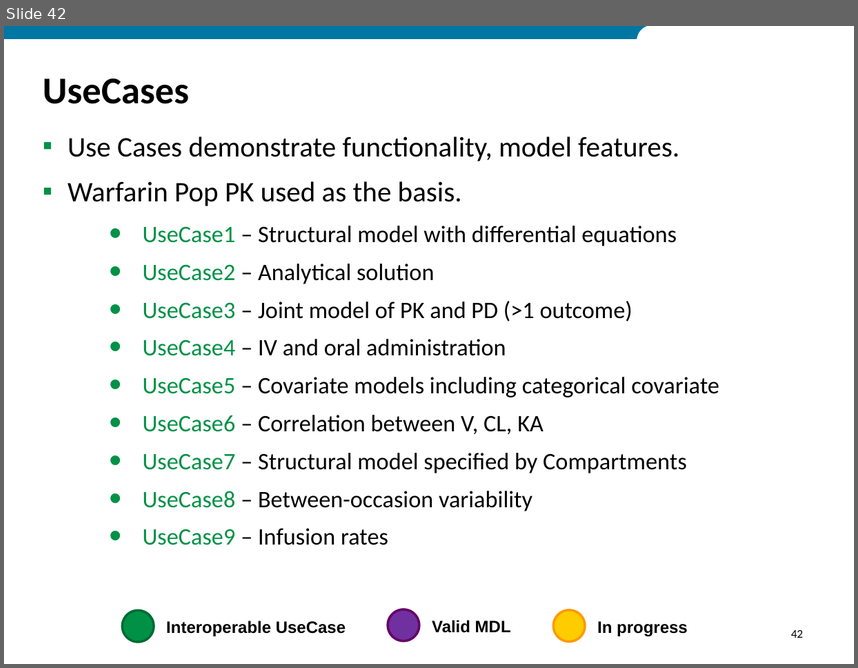
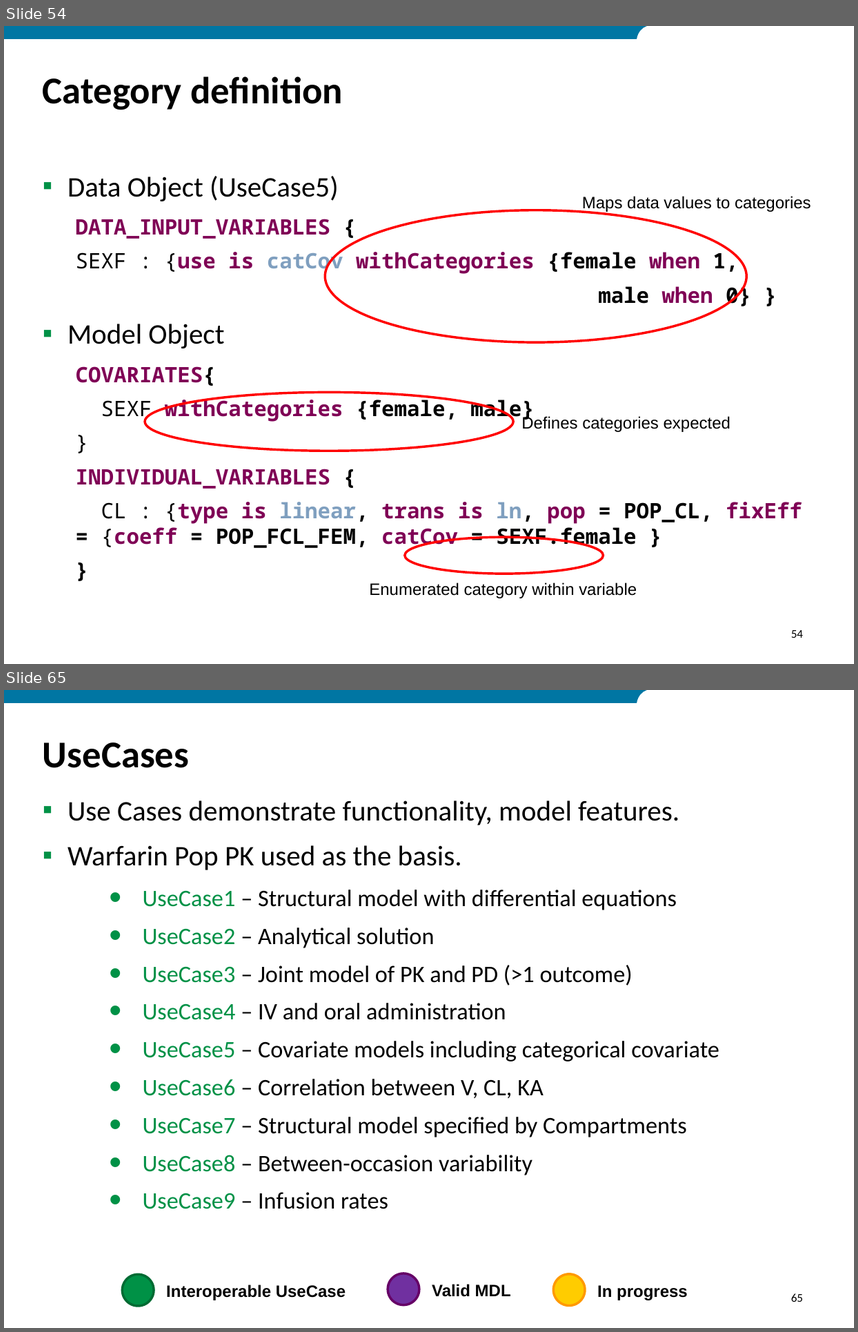
Before and after one commit to ModelDefinitionLanguage/MDLExamples, a slide deck: MDL_Tutorial_2018.pptx. Shown one above the other, each under a label of ours: slide 42 before the commit, slides 54 and 65 after it; the slides between them are not shown. The pictures are 858x668 and 858x1332 pixels, drawn with LibreOffice and Linux fonts; fonts in the diff are those of the drawing; background and template pictures are left out. Boxes give left, top, right and bottom in pixels: in the first picture for what was removed or moved away, otherwise in the second. Text is boxed around its words. In the diff, an @@ line names an element or a change of style, - is before the commit and + after.

```diff
--- a/MDL_Tutorial_2018.pptx
+++ b/MDL_Tutorial_2018.pptx
@@ slide 54 added at (4, 26, 854, 664), background #FFFFFF; not listed: 2 template elements that a slide beside it also shows @@
@@ title added at (43, 76, 343, 110), 32 pt, text #000000, bold @@
+Category definition
@@ text added at (67, 176, 802, 549), 18 pt, text #7F0055, bold @@
+▪ Data Object (UseCase5)
+  DATA_INPUT_VARIABLES {
+  SEXF : {use is catCov withCategories {female when 1,
+  male when 0} }
+▪ Model Object
+  COVARIATES{
+  SEXF withCategories {female, male}
+  }
+  INDIVIDUAL_VARIABLES {
+  CL : {type is linear, trans is ln, pop = POP_CL, fixEff = {coeff = POP_FCL_FEM, catCov = SEXF.female }
+  }
@@ ellipse added at (326, 210, 747, 342), outline #FF0000 2 pt @@
@@ text added at (582, 196, 811, 212), 14 pt, text #000000 @@
+Maps data values to categories
@@ ellipse added at (145, 392, 513, 451), outline #FF0000 2 pt @@
@@ text added at (522, 415, 731, 432), 14 pt, text #000000 @@
+Defines categories expected
@@ ellipse added at (404, 537, 602, 573), outline #FF0000 2 pt @@
@@ text added at (369, 582, 637, 598), 14 pt, text #000000 @@
+Enumerated category within variable
@@ page number added at (791, 630, 803, 637), 10 pt, text #000000 @@
+54
@@ what was slide 42 is now slide 65 @@
@@ page number at (791, 1293, 803, 1301): text changed @@
-42
+65
```
Also in this commit, not shown: 8 slides changed, 28 other slides added, 5 slides removed, 1 other file.
